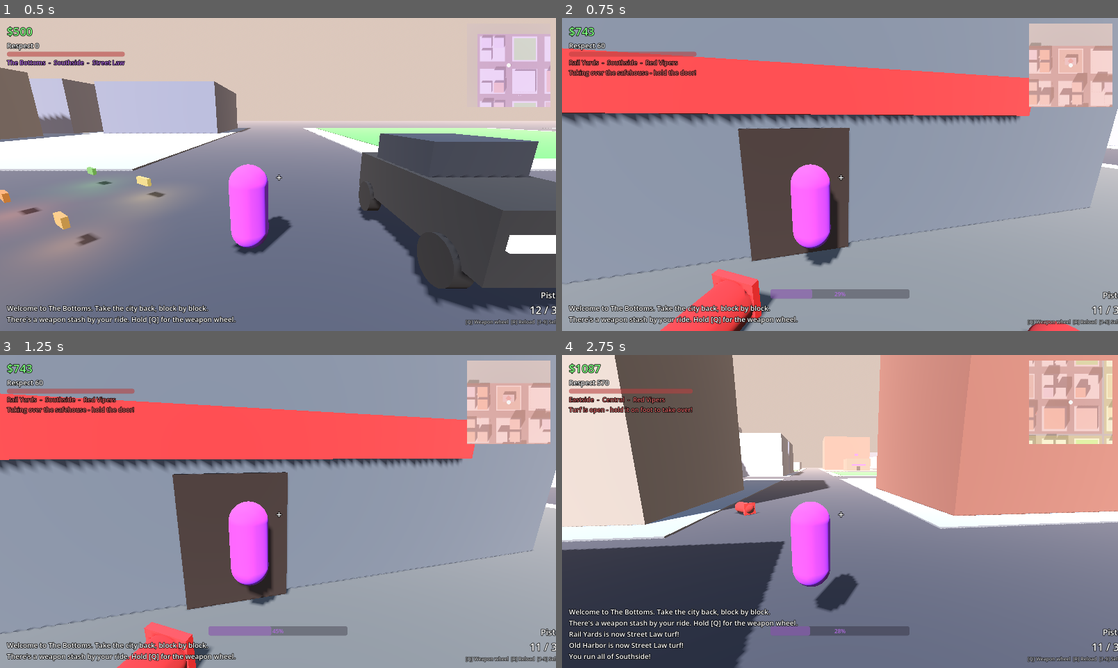
Above: before the commit, frames 1-4 (two rows, left to right).
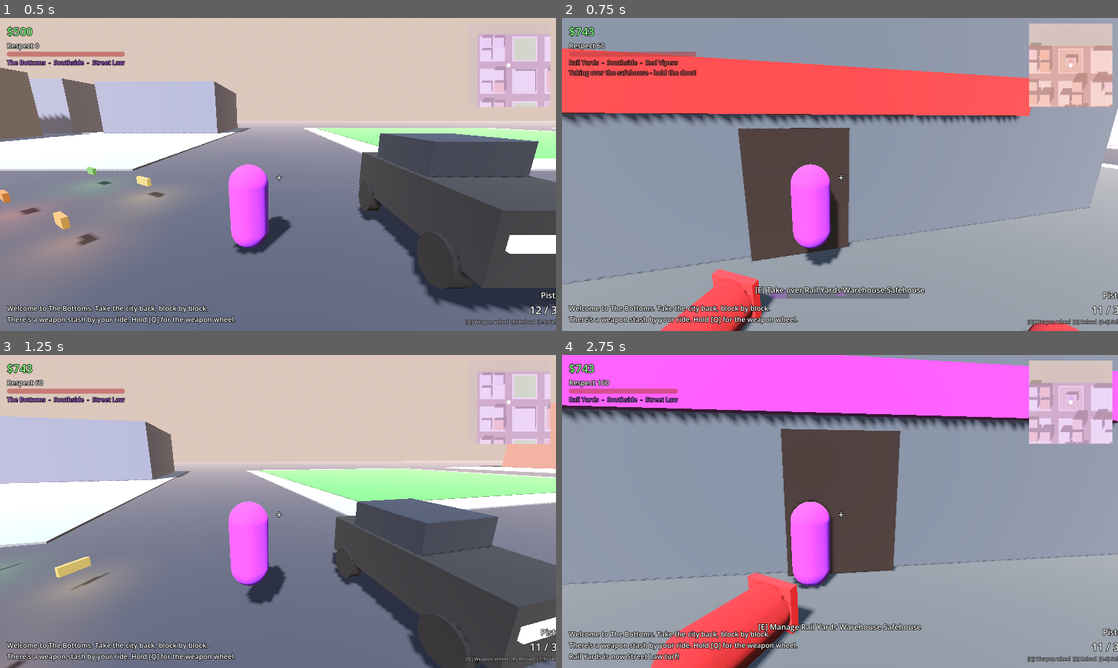
Above: after the commit, the same moments.

Repository: ncpawlak/streetlawgame
Game: Godot game, scene res://tests/test_runner.tscn
Two runs of this game, one before a commit and one after it. Both use one fixed random seed, a clock stepped at 60 frames per second and the inputs below. This scene is started directly instead of the project's main scene.
Inputs (mouse positions are in pixels of both pictures, inside the frame that each line leads up to):
- Up to frame 1 (0.5 s): no input
- Up to frame 2 (0.75 s): move the mouse to (867, 174) at 0.52 s; hold W (move_forward) from 0.53 s (still down); hold Right mouse button (aim) from 0.53 s (still down); click (867, 174) at 0.67 s
- Up to frame 3 (1.25 s): keep holding W (move_forward); keep holding Right mouse button (aim); tap G (detonate) at 0.8 s
- Up to frame 4 (2.75 s): keep holding W (move_forward); move the mouse to (812, 511) at 1.27 s; release Right mouse button (aim) at 1.28 s; tap G (detonate) at 1.35 s; tap E (interact) at 1.55 s; move the mouse to (851, 505) at 2.02 s; hold E (interact) from 2.03 s (still down); right-click (851, 505) at 2.3 s

Frame 1 is identical in both runs. In frame 2, 0.6% of the frame differs, in the area x 34-66%, y 85-90%; in frame 3, 91%; in frame 4, 92%, in the area x 0-100%, y 0-100%.

Commit message:
Switch turf content onto the #26 framework
- AreaData/DistrictData/SafehouseData/CaptureRule extend ContentDef; TurfContent is a thin ContentDB seam.
- SafehouseData.visual is a VisualSpec with the code greybox as fallback.
- Safehouse has an Interactable with Take over / Manage actions (MethodCondition/MethodEffect); proximity auto-begin removed.
- Turf sets Locations.district_resolver when the Locations autoload exists.
- Fix a frame-phase flake in the 'nothing is focused while driving' framework test.

Co-authored-by: Copilot App <223556219+Copilot@users.noreply.github.com>

Diff:
--- a/scripts/autoload/turf.gd
+++ b/scripts/autoload/turf.gd
@@ -25,6 +25,7 @@
 
 func _ready() -> void:
 	reload()
+	_hook_locations.call_deferred()
 
 
 func _physics_process(_delta: float) -> void:
@@ -371,6 +372,13 @@
 			EventBus.notify.emit("You run all of %s!" % area_display_name(area_id))
 
 
+## Lets the location framework (#26) ask Turf which district a position is in, when it's installed.
+func _hook_locations() -> void:
+	var locations := get_node_or_null(^"/root/Locations")
+	if locations != null and &"district_resolver" in locations:
+		locations.set(&"district_resolver", district_at)
+
+
 func _on_district_exiting(district: District) -> void:
 	if _nodes.get(district.district_id) == district:
 		_nodes.erase(district.district_id)
--- a/scripts/data/territory/area_data.gd
+++ b/scripts/data/territory/area_data.gd
@@ -1,10 +1,8 @@
 class_name AreaData
-extends Resource
+extends ContentDef
 ## A region of the city made of several districts (data/areas/<id>.tres).
 ## Membership lives on [member DistrictData.area_id]; an area doesn't list its districts.
 
-@export var id: StringName
-@export var display_name := ""
 @export var bonuses: Array[AreaBonusData] = []
 ## Passed along with [signal EventBus.area_captured] for story/mission hooks.
 @export var story_beat: StringName
--- a/scripts/data/territory/district_data.gd
+++ b/scripts/data/territory/district_data.gd
@@ -1,9 +1,8 @@
 class_name DistrictData
-extends Resource
+extends ContentDef
 ## A capturable district (data/districts/<id>.tres). Every district belongs to an area and has a safehouse.
+## [member ContentDef.tags] (&"industrial", &"wealthy"...) are free-form hints for other systems (demand, spawning).
 
-@export var id: StringName
-@export var display_name := ""
 @export var area_id: StringName
 @export var starting_owner: StringName = &"none"
 @export var income_per_cycle := 200
@@ -13,8 +12,6 @@
 ## Safehouse id (data/safehouses). Empty uses [constant Turf.DEFAULT_SAFEHOUSE].
 @export var safehouse_id: StringName
 @export var defenders: DefenderConfig
-## Free-form tags (&"industrial", &"stronghold"...) for other systems such as demand or spawning.
-@export var tags: Array[StringName] = []
 
 @export_group("Generator layout")
 ## Cell in the generator's district grid. Hand-built maps ignore the layout hints.
@@ -23,3 +20,12 @@
 @export var grid_size := Vector2i.ONE
 ## Block (relative to the district) that holds the safehouse. Negative picks one from the city seed.
 @export var safehouse_block := Vector2i(-1, -1)
+
+
+func validate() -> PackedStringArray:
+	var issues := PackedStringArray()
+	if area_id == &"":
+		issues.append("district has no area_id")
+	if grid_size.x < 1 or grid_size.y < 1:
+		issues.append("grid_size must be at least 1x1")
+	return issues
--- a/scripts/data/territory/safehouse_data.gd
+++ b/scripts/data/territory/safehouse_data.gd
@@ -1,17 +1,16 @@
 class_name SafehouseData
-extends Resource
+extends ContentDef
 ## A safehouse type (data/safehouses/<id>.tres): visual, footprint and claim tuning.
 ##
-## Scene contract for [member scene_path] (every part optional):
+## Scene contract for [member visual] (every part optional):
 ## - [code]Door[/code] (Marker3D): interaction point.
 ## - [code]GuardPoints/*[/code] (Marker3D): guard spawn points.
 ## - Nodes in group [code]owner_tinted[/code] (GeometryInstance3D): tinted with the owner gang's color.
 
-@export var id: StringName
-@export var display_name := "Safehouse"
-## Optional visual scene. Empty or missing builds the greybox.
-@export_file("*.tscn", "*.scn") var scene_path := ""
-## Greybox size on the XZ plane, in meters.
+## Optional visual (scene or mesh, swappable through ContentDB asset overrides). Null, or a spec with no
+## scene/mesh, builds the code greybox from the fields below.
+@export var visual: VisualSpec
+## Greybox size on the XZ plane, in meters (also places the default door and guard points).
 @export var footprint := Vector2(16.0, 16.0)
 @export var height := 8.0
 @export var greybox_color := Color(0.42, 0.36, 0.3)
--- a/scripts/territory/rules/capture_rule.gd
+++ b/scripts/territory/rules/capture_rule.gd
@@ -1,10 +1,8 @@
 class_name CaptureRule
-extends Resource
+extends ContentDef
 ## How a district changes hands. Stateless and shared between districts: per-district progress lives in
 ## [member DistrictState.capture_progress] and [member DistrictState.capture]. Subclass for new mechanics
 ## and point [member DistrictData.capture_rule_id] at the new resource.
-
-@export var id: StringName
 
 
 ## Called once when a district using this rule is ready.
--- a/scripts/territory/rules/safehouse_capture_rule.gd
+++ b/scripts/territory/rules/safehouse_capture_rule.gd
@@ -1,6 +1,7 @@
 class_name SafehouseCaptureRule
 extends CaptureRule
-## Default rule: kill the safehouse guards, start the takeover at the door, then hold the door until the
+## Default rule: kill the safehouse guards, start the takeover at the door ([E] "Take over", which calls
+## [method begin]), then hold the door until the
 ## claim completes. Leaving the claim radius makes progress drain; at zero the attempt is abandoned.
 
 ## Scales [member SafehouseData.claim_time].
@@ -38,9 +39,6 @@
 	if safehouse == null:
 		return
 	if not is_claiming(district):
-		# Without an interaction prompt, reaching the door is what starts the takeover.
-		if not safehouse.has_interaction() and _player_at_door(district):
-			begin(district, GameState.PLAYER_GANG, GameState.player)
 		return
 	var gang := claimant(district)
 	var claim_time := maxf(0.05, safehouse.data.claim_time * claim_time_scale)
@@ -66,9 +64,7 @@
 		return "Safehouse guarded by %d - take them out" % guards
 	if is_claiming(district):
 		return "Taking over the safehouse - hold the door!"
-	if district.safehouse.has_interaction():
-		return "Safehouse is open - [E] at the door to take over"
-	return "Safehouse is open - get to the door to take over"
+	return "Safehouse is open - [E] at the door to take over"
 
 
 ## Rival (AI) claimants are driven by whoever started them (counter-attacks), so only the player is checked.
--- a/scripts/territory/safehouse.gd
+++ b/scripts/territory/safehouse.gd
@@ -1,13 +1,17 @@
 class_name Safehouse
 extends Node3D
 ## A district's safehouse: the thing you take to take the district, and later its gang HQ.
-## The visual comes from [member SafehouseData.scene_path] (see its scene contract) or a code-built greybox.
-## [method can_claim]/[method claim] and [method can_manage]/[method manage] are the interaction hooks.
+## The visual comes from [member SafehouseData.visual] (see its scene contract) or a code-built greybox.
+## An [Interactable] at the door offers "Take over" ([method can_claim]/[method claim]) and "Manage"
+## ([method can_manage]/[method manage]); both are plain methods so AI, missions and tests can call them too.
 
 const DOOR_OFFSET := 1.5
+const CLAIM_ACTION := &"claim"
+const MANAGE_ACTION := &"manage"
 
 var district: District
 var data: SafehouseData
+var interactable: Interactable
 
 var _visual: Node3D
 var _door: Vector3
@@ -24,13 +28,13 @@
 	add_to_group(&"safehouses")
 	_build_visual()
 	_build_marker()
+	_build_interactable()
 	_update_tint()
 	EventBus.district_owner_changed.connect(_on_owner_changed)
 
 
-## True when an interaction prompt is wired up (otherwise reaching the door starts a takeover).
-func has_interaction() -> bool:
-	return false
+func label() -> String:
+	return "%s %s" % [district.display_name, data.label()] if district != null else data.label()
 
 
 func door_position() -> Vector3:
@@ -56,6 +60,20 @@
 	return district != null and district.capture_rule().can_capture(district, GameState.PLAYER_GANG)
 
 
+## Why the player can't take over right now ("" when they can).
+func claim_block_reason(_actor: Node = null) -> String:
+	if district == null:
+		return "Not available"
+	var guards := district.guards_remaining()
+	if guards > 0:
+		return "%d guard%s left" % [guards, "" if guards == 1 else "s"]
+	return "Not available"
+
+
+func is_claimable_by_player(_actor: Node = null) -> bool:
+	return district != null and district.owner_gang != GameState.PLAYER_GANG
+
+
 func claim(actor: Node = null) -> bool:
 	return district != null and district.capture_rule().begin(district, GameState.PLAYER_GANG, actor)
 
@@ -74,9 +92,8 @@
 
 
 func _build_visual() -> void:
-	var scene := TurfContent.load_asset(data.scene_path) as PackedScene
-	if scene != null:
-		_visual = scene.instantiate() as Node3D
+	if data.visual != null and not data.visual.uses_greybox():
+		_visual = data.visual.instantiate()
 	if _visual == null:
 		_visual = _build_greybox()
 	_visual.name = "Visual"
@@ -93,6 +110,30 @@
 	for node in _visual.find_children("*", "GeometryInstance3D", true, false):
 		if node.is_in_group(&"owner_tinted"):
 			_tinted.append(node as GeometryInstance3D)
+
+
+func _build_interactable() -> void:
+	interactable = Interactable.new()
+	interactable.name = "Interactable"
+	interactable.radius = 2.5
+	interactable.focus_priority = 10
+	interactable.position = _door + Vector3(0.0, 1.0, 0.0)
+	var claim_condition := MethodCondition.create(&"can_claim")
+	claim_condition.pass_actor = true
+	claim_condition.reason_method = &"claim_block_reason"
+	var claimable := MethodCondition.create(&"is_claimable_by_player")
+	claimable.hide_when_unmet = true
+	var claim_effect := MethodEffect.create(&"claim")
+	claim_effect.pass_actor = true
+	var claim_action := InteractionAction.create(CLAIM_ACTION, "Take over {target}", [claim_effect], [claimable, claim_condition])
+	claim_action.priority = 10
+	var managed := MethodCondition.create(&"can_manage")
+	managed.hide_when_unmet = true
+	var manage_effect := MethodEffect.create(&"manage")
+	manage_effect.pass_actor = true
+	interactable.add_action(claim_action)
+	interactable.add_action(InteractionAction.create(MANAGE_ACTION, "Manage {target}", [manage_effect], [managed]))
+	add_child(interactable)
 
 
 func _build_greybox() -> Node3D:
--- a/scripts/territory/turf_content.gd
+++ b/scripts/territory/turf_content.gd
@@ -1,67 +1,20 @@
 class_name TurfContent
 extends RefCounted
-## The territory system's only gateway to content. Uses the ContentDB autoload when it exists, and
-## otherwise scans the data folder directly, so territory code never builds resource paths itself.
-
-## Fallback root, used only when no ContentDB autoload is registered.
-const FALLBACK_ROOT := "res://data"
+## The territory system's gateway to content (ContentDB), so territory code never builds resource paths.
 
 
-## Every resource of [param type] (e.g. &"districts"), sorted by id.
+## Every definition of [param type] (e.g. &"districts"), sorted by id.
 static func all(type: StringName) -> Array[Resource]:
-	var db := _content_db()
-	var result: Array[Resource] = []
-	if db != null:
-		for resource: Resource in db.call(&"all", type):
-			result.append(resource)
-	else:
-		result = _scan(type)
-	result.sort_custom(func(a: Resource, b: Resource) -> bool: return String(id_of(a)) < String(id_of(b)))
-	return result
+	return ContentDB.all(type)
 
 
-## The resource of [param type] with [param id], or null.
+## The definition of [param type] with [param id], or null.
 static func find(type: StringName, id: StringName) -> Resource:
-	if id == &"":
-		return null
-	var db := _content_db()
-	if db != null:
-		return db.call(&"find_def", type, id) as Resource
-	for resource in _scan(type):
-		if id_of(resource) == id:
-			return resource
-	return null
+	return ContentDB.find_def(type, id) if id != &"" else null
 
 
-## Loads a visual/asset by path (lets ContentDB apply asset overrides). Null when missing.
-static func load_asset(path: String) -> Resource:
-	if path.is_empty():
-		return null
-	var db := _content_db()
-	if db != null and db.has_method(&"load_asset"):
-		return db.call(&"load_asset", path) as Resource
-	return load(path) if ResourceLoader.exists(path) else null
-
-
-## A resource's id: its [code]id[/code] property, else its file name.
+## A content id: [member ContentDef.id], else the resource's file name.
 static func id_of(resource: Resource) -> StringName:
-	var value: Variant = resource.get(&"id")
-	if value is StringName and value != &"":
-		return value
+	if resource is ContentDef and (resource as ContentDef).id != &"":
+		return (resource as ContentDef).id
 	return StringName(resource.resource_path.get_file().get_basename())
-
-
-static func _content_db() -> Node:
-	var tree := Engine.get_main_loop() as SceneTree
-	return tree.root.get_node_or_null(^"ContentDB") if tree != null else null
-
-
-static func _scan(type: StringName) -> Array[Resource]:
-	var result: Array[Resource] = []
-	var directory := "%s/%s" % [FALLBACK_ROOT, type]
-	for file in ResourceLoader.list_directory(directory):
-		if file.ends_with(".tres") or file.ends_with(".res"):
-			var resource := load("%s/%s" % [directory, file])
-			if resource != null:
-				result.append(resource)
-	return result
--- a/tests/turf_tests.gd
+++ b/tests/turf_tests.gd
@@ -39,6 +39,7 @@
 	_check(Turf.all_districts().size() == 9 and city.districts.size() == 9, "city generates 9 districts from content")
 	_check(Turf.all_areas().size() == 3, "districts are grouped into 3 areas")
 	_check(Turf.validate().is_empty(), "territory content validates %s" % Turf.validate())
+	_check(ContentDB.validate().is_empty(), "ContentDB content validates %s" % ContentDB.validate())
 	_check(Turf.owned_districts(GameState.PLAYER_GANG) == [&"the_bottoms"], "player starts owning The Bottoms")
 	_check(Turf.owned_areas(GameState.PLAYER_GANG).is_empty(), "player starts with no full area")
 	_check(Turf.district_at(player.global_position) == &"the_bottoms" and Turf.current_district_id == &"the_bottoms", "district_at finds the player's district")
@@ -61,7 +62,9 @@
 	var rule := district.capture_rule().duplicate() as SafehouseCaptureRule
 	rule.claim_time_scale = 0.1
 	district.set_capture_rule(rule)
-	_check(district.guards_remaining() == 4 and not safehouse.can_claim(player), "guards block the safehouse claim")
+	_check(district.guards_remaining() == 4 and not safehouse.interactable.perform(Safehouse.CLAIM_ACTION, player), "guards block the safehouse claim")
+	var claim := safehouse.interactable.find_action(Safehouse.CLAIM_ACTION)
+	_check(claim.unavailable_reason(safehouse.interactable.make_context(player, claim)) == "4 guards left", "the claim prompt says why it's blocked")
 	var cash_before := GameState.cash
 	var respect_before := GameState.respect
 	_kill(&"rail_yards", &"guard", player)
@@ -72,9 +75,12 @@
 
 	_events.clear()
 	player.global_position = safehouse.door_position() + Vector3(0.0, 1.0, 0.0)
+	await _frames(10)
+	_check(district.state.capture_progress == 0.0, "standing at the door alone doesn't start a takeover")
+	_check(safehouse.interactable.perform(Safehouse.CLAIM_ACTION, player) and _events.has("safehouse_claim_started"), "[E] Take over starts the takeover")
 	await _frames(20)
 	var progress := district.state.capture_progress
-	_check(_events.has("safehouse_claim_started") and progress > 0.0 and progress < 1.0, "reaching the door starts the takeover (%.2f)" % progress)
+	_check(progress > 0.0 and progress < 1.0, "holding the door fills the takeover bar (%.2f)" % progress)
 	player.global_position = player.spawn_point
 	await _frames(15)
 	_check(district.state.capture_progress < progress and district.owner_gang != GameState.PLAYER_GANG, "leaving the door drains progress")
@@ -84,6 +90,16 @@
 	_check(district.owner_gang == GameState.PLAYER_GANG and _events.has("district_captured"), "holding the door takes the district")
 	_check(GameState.respect == respect_before + Turf.district_data(&"rail_yards").capture_respect, "capturing pays district respect")
 	_check(Turf.owned_districts(GameState.PLAYER_GANG).size() == 2 and district.state.capture.is_empty(), "captured district counts as player turf")
+	var labels: Array[StringName] = []
+	for action in safehouse.interactable.visible_actions(player):
+		labels.append(action.id)
+	_check(labels == [Safehouse.MANAGE_ACTION], "an owned safehouse offers Manage instead of Take over")
+	var managed := [false]
+	var on_manage := func(id: StringName) -> void: managed[0] = id == &"rail_yards"
+	EventBus.safehouse_manage_requested.connect(on_manage)
+	safehouse.interactable.perform(Safehouse.MANAGE_ACTION, player)
+	EventBus.safehouse_manage_requested.disconnect(on_manage)
+	_check(managed[0], "Manage requests the safehouse menu")
 	player.global_position = player.spawn_point
 	await _frames(5)
 
Not shown, changed: docs/ARCHITECTURE.md
